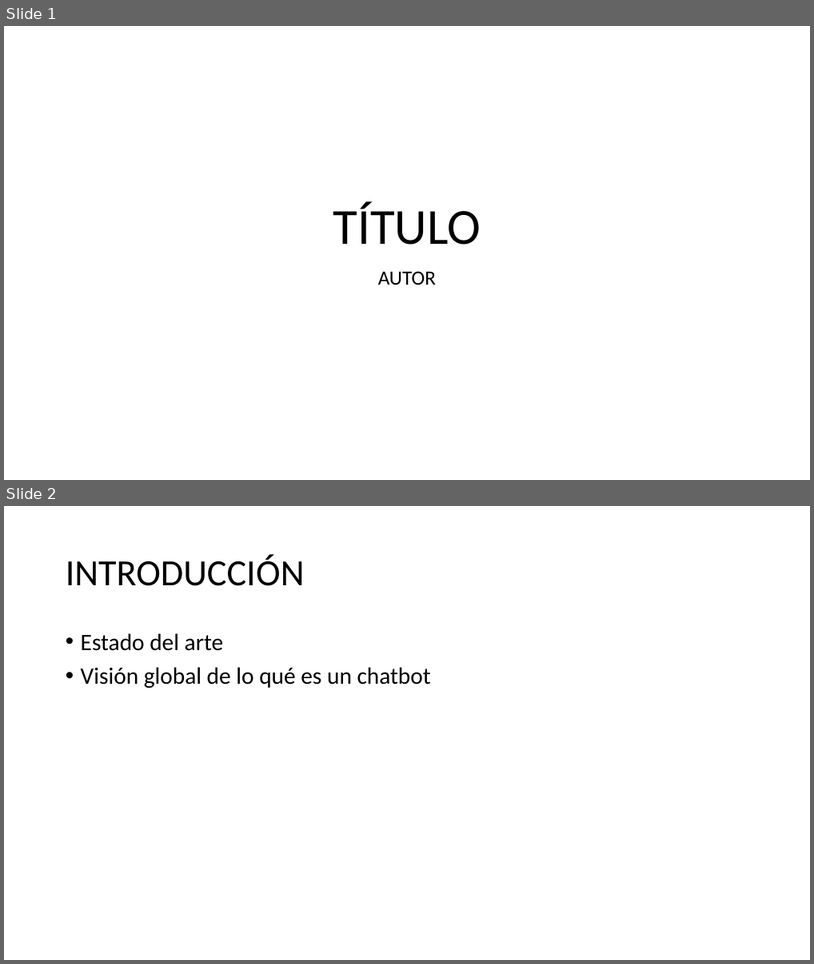
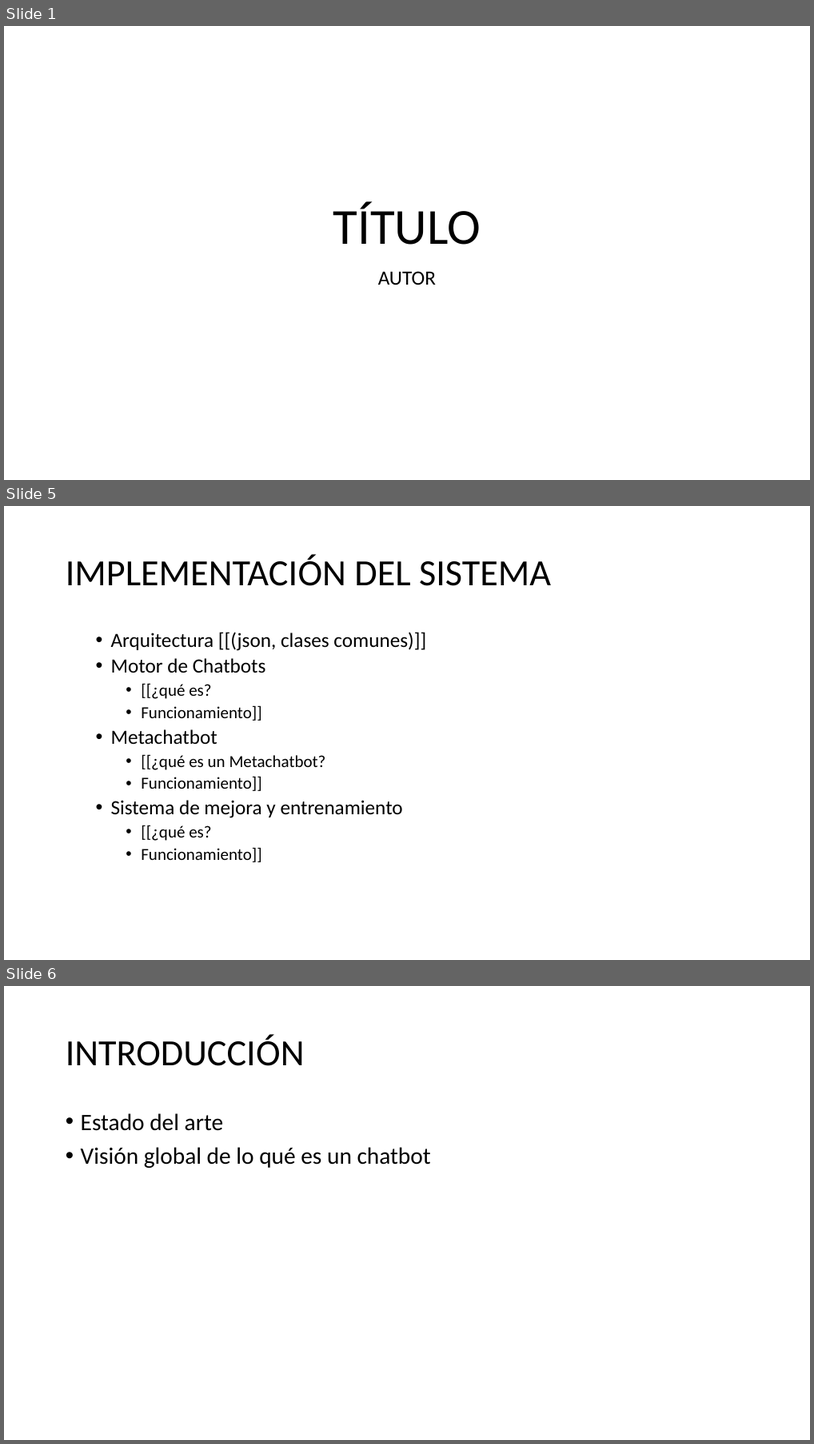
Before and after one commit to tonny94/MCB, a slide deck: Documentos/Presentación.pptx. Shown one above the other, each under a label of ours: slides 1 and 2 before the commit, slides 1, 5 and 6 after it; the slides between them are not shown. The pictures are 814x964 and 814x1444 pixels, drawn with LibreOffice and Linux fonts; fonts in the diff are those of the drawing. Boxes give left, top, right and bottom in pixels: in the first picture for what was removed or moved away, otherwise in the second. Text is boxed around its words. In the diff, an @@ line names an element or a change of style, - is before the commit and + after.

```diff
--- a/Documentos/Presentación.pptx
+++ b/Documentos/Presentación.pptx
@@ slide 5 added at (4,506,810,960), background #FFFFFF @@
@@ title added at (66,555,551,586), 44 pt, text #000000 @@
+IMPLEMENTACIÓN DEL SISTEMA
@@ text added at (111,632,426,862), 24 pt, text #000000 @@
+  • Arquitectura [[(json, clases comunes)]]
+  • Motor de Chatbots
+    • [[¿qué es?
+    • Funcionamiento]]
+  • Metachatbot
+    • [[¿qué es un Metachatbot?
+    • Funcionamiento]]
+  • Sistema de mejora y entrenamiento
+    • [[¿qué es?
+    • Funcionamiento]]
@@ what was slide 2 is now slide 6 @@
```
Also in this commit, not shown: 4 other slides added.
